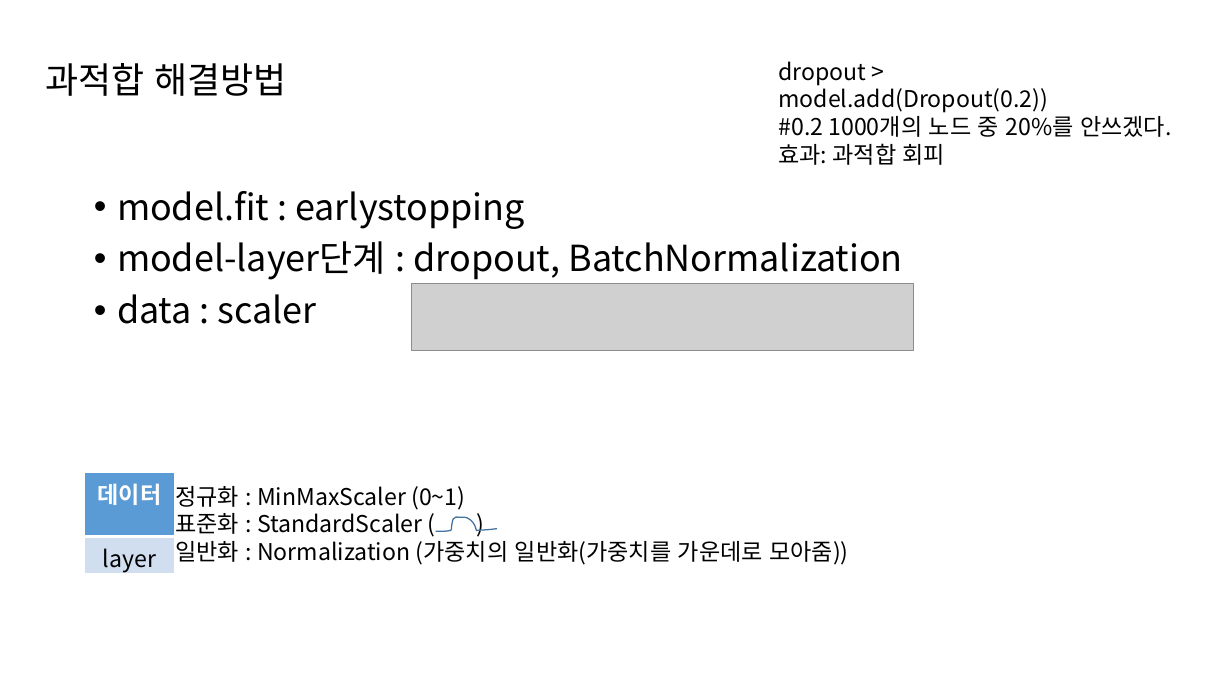
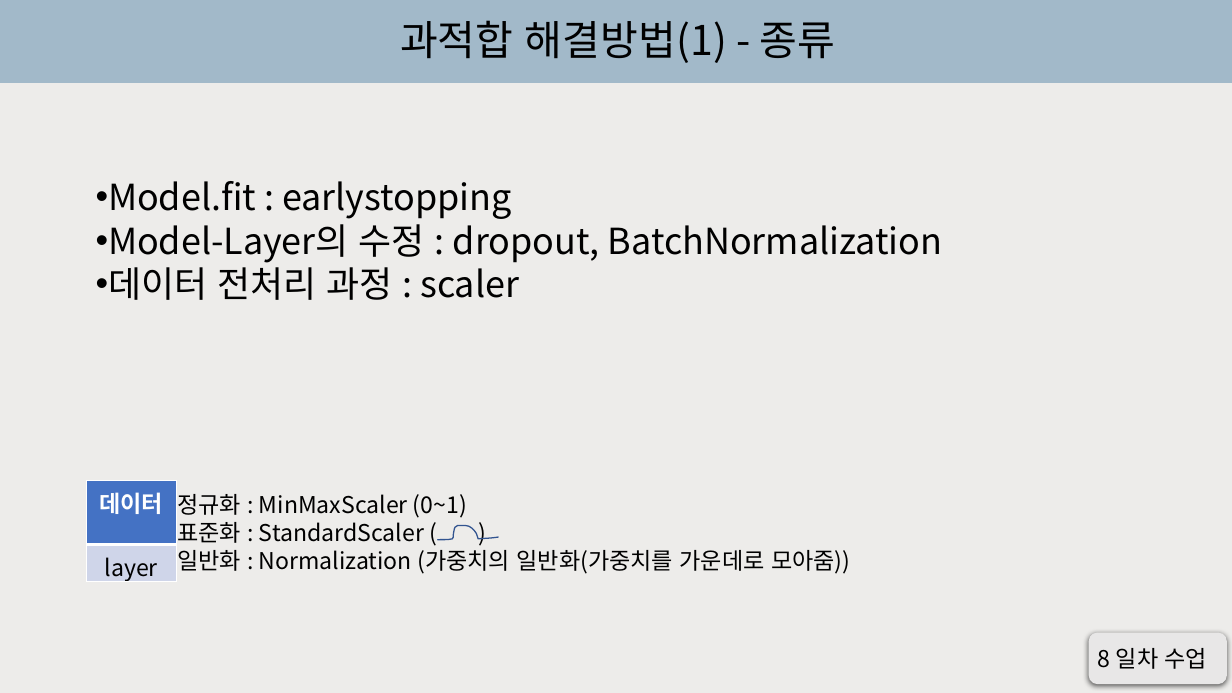
Before and after one commit to Ryujaeuk/keras, a slide deck: slide 10 of keras_study.pptx (slide 7 before the commit). Drawn at 1232x693 pixels with LibreOffice and Linux fonts; fonts in the diff are those of the drawing; grey boxes stand for pictures. Boxes give left, top, right and bottom in pixels: in the first picture for what was removed or moved away, otherwise in the second. Text is boxed around its words. In the diff, an @@ line names an element or a change of style, - is before the commit and + after.

```diff
--- a/keras_study.pptx
+++ b/keras_study.pptx
@@ background #FFFFFF to gradient #EDECEA to #A2B9C9 @@
@@ text at (400,20,836,63): text changed; size 28 to 32 pt @@
-과적합 해결방법
+과적합 해결방법(1) - 종류
@@ text removed at (778,61,1171,165) @@
-dropout >
-model.add(Dropout(0.2))
-#0.2 1000개의 노드 중 20%를 안쓰겠다.
-효과: 과적합 회피
@@ text at (108,181,942,300): text changed @@
-• model.fit : earlystopping
-• model-layer단계 : dropout, BatchNormalization
-• data : scaler
+• Model.fit : earlystopping
+• Model-Layer의 수정 : dropout, BatchNormalization
+• 데이터 전처리 과정 : scaler
@@ picture removed at (411,283,913,350) @@
@@ table at (87,481,177,585) @@
@@ fill #5B9BD5 to #4472C4 in row 1, column 1 @@
@@ fill #D2DEEF to #CFD5EA in row 2, column 1 @@
@@ 1 text, 1 table, 1 freeform shape: place and size @@
-1 text, 1 table, 1 freeform shape at (85,472,848,577)
+1 text, 1 table, 1 freeform shape at (87,481,850,585)
@@ freeform shape at (437,526,498,540): outline #43739E 1 pt to #325491 1 pt @@
@@ rounded rectangle added at (1089,633,1227,685), fill #E9E7E7 @@
@@ text added at (1098,648,1208,669), 18 pt, text #000000 @@
+8 일차 수업
```
Also in this commit, not shown: 7 other slides changed, 5 slides added, 2 slides removed.
